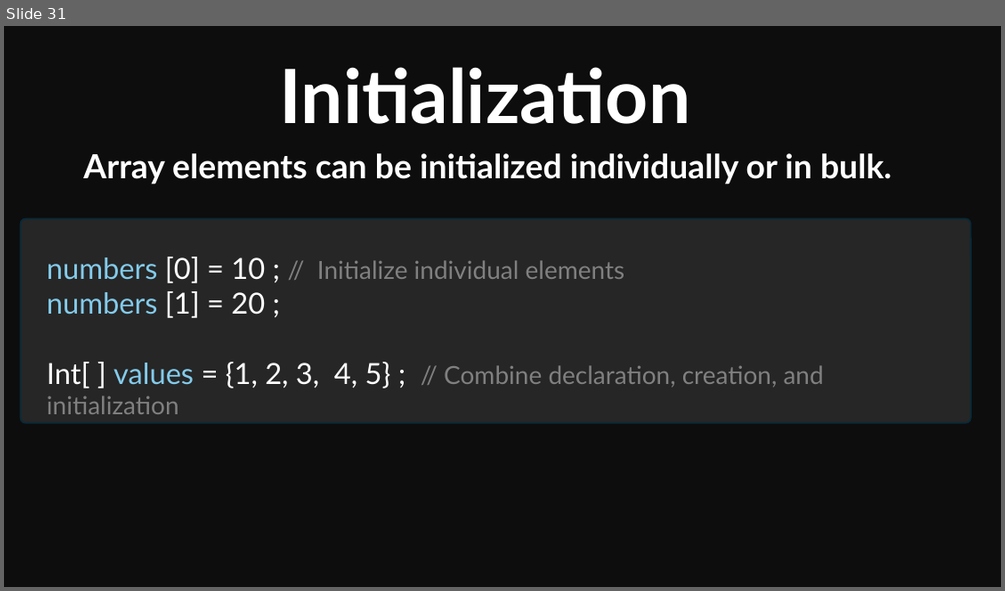
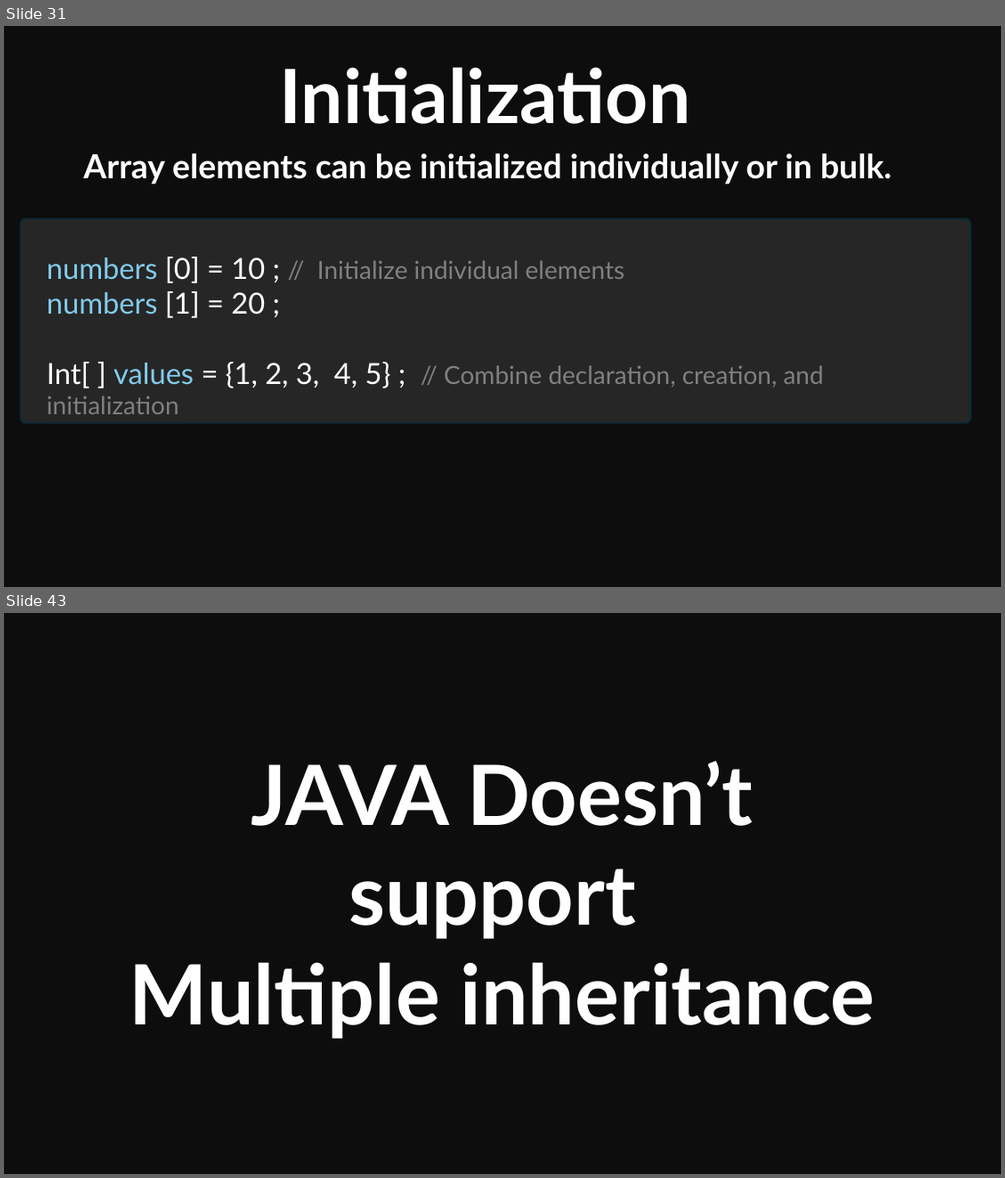
Before and after one commit to Mohitscodiclab/Java_Full_Course, a slide deck: JAVA.pptx. Shown one above the other, each under a label of ours: slide 31 before the commit, slides 31 and 43 after it; the slides between them are not shown. The pictures are 1005x591 and 1005x1178 pixels, drawn with LibreOffice and Linux fonts; fonts in the diff are those of the drawing. Boxes give left, top, right and bottom in pixels: in the first picture for what was removed or moved away, otherwise in the second. Text is boxed around its words. In the diff, an @@ line names an element or a change of style, - is before the commit and + after.

```diff
--- a/JAVA.pptx
+++ b/JAVA.pptx
@@ slide 43 added at [4, 613, 1001, 1174], background #0D0D0D @@
@@ text added at [129, 761, 875, 1038], 80 pt, text #FFFFFF, bold @@
+JAVA Doesn’t support
+Multiple inheritance
```
Also in this commit, not shown: 17 other slides added, 34 other files.
